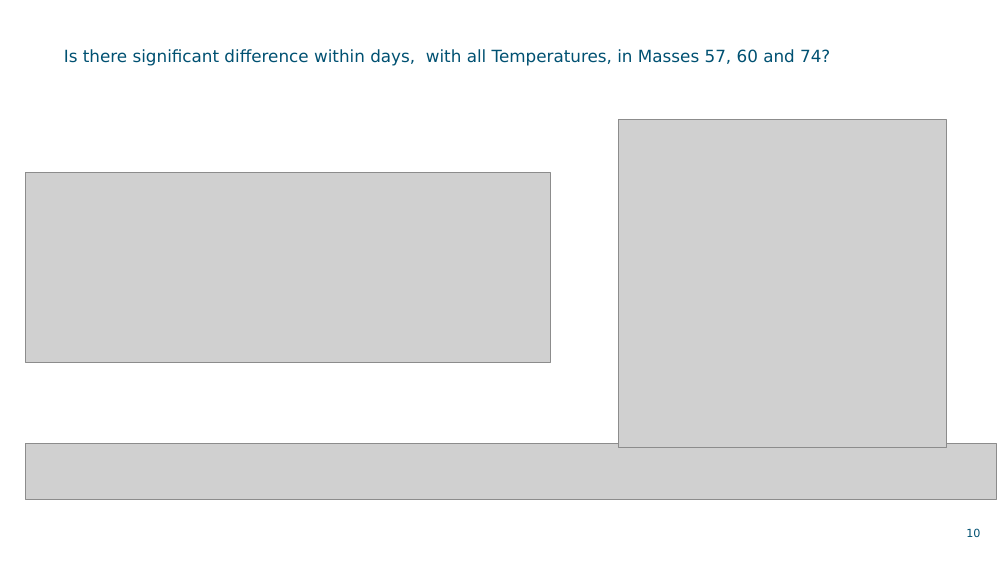
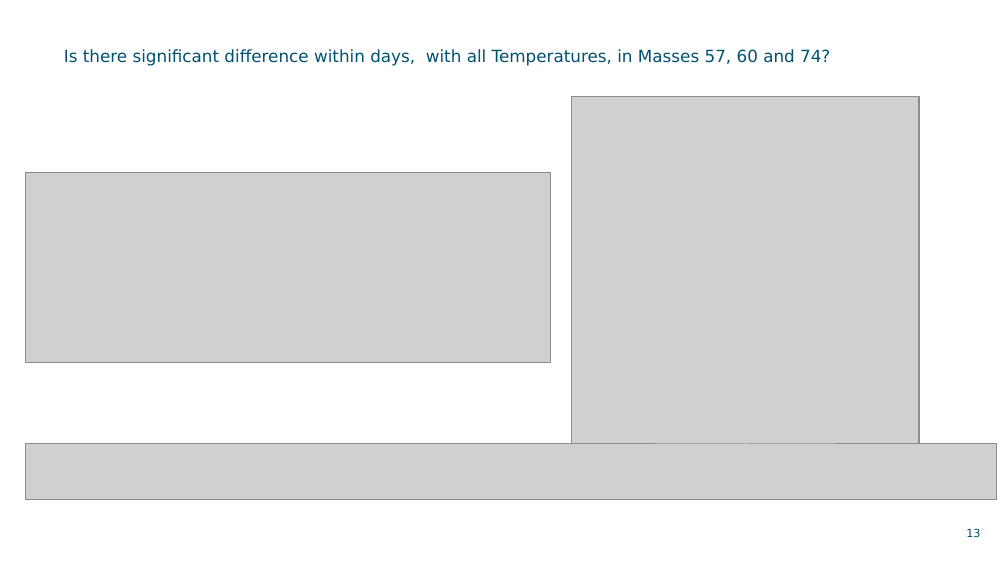
Before and after one commit to MMBDD/Serbia, a slide deck: slide 13 of Brines/UF.pptx (slide 10 before the commit). Drawn at 1008x567 pixels with LibreOffice and Linux fonts; fonts in the diff are those of the drawing; grey boxes stand for pictures; background and template pictures are left out. Boxes give left, top, right and bottom in pixels: in the first picture for what was removed or moved away, otherwise in the second. Text is boxed around its words. In the diff, an @@ line names an element or a change of style, - is before the commit and + after.

```diff
--- a/Brines/UF.pptx
+++ b/Brines/UF.pptx
@@ picture: place and size @@
-picture at [618, 120, 946, 448]
+picture at [572, 96, 919, 444]
@@ page number at [966, 528, 980, 537]: text changed @@
-10
+13
```
Also in this commit, not shown: 3 other slides changed, 3 slides added, 4 other files.
